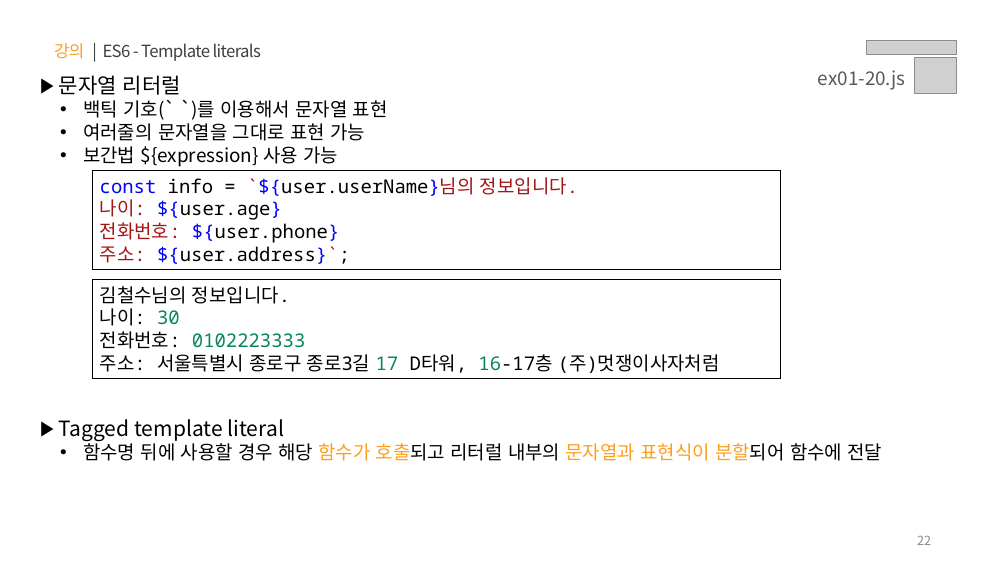
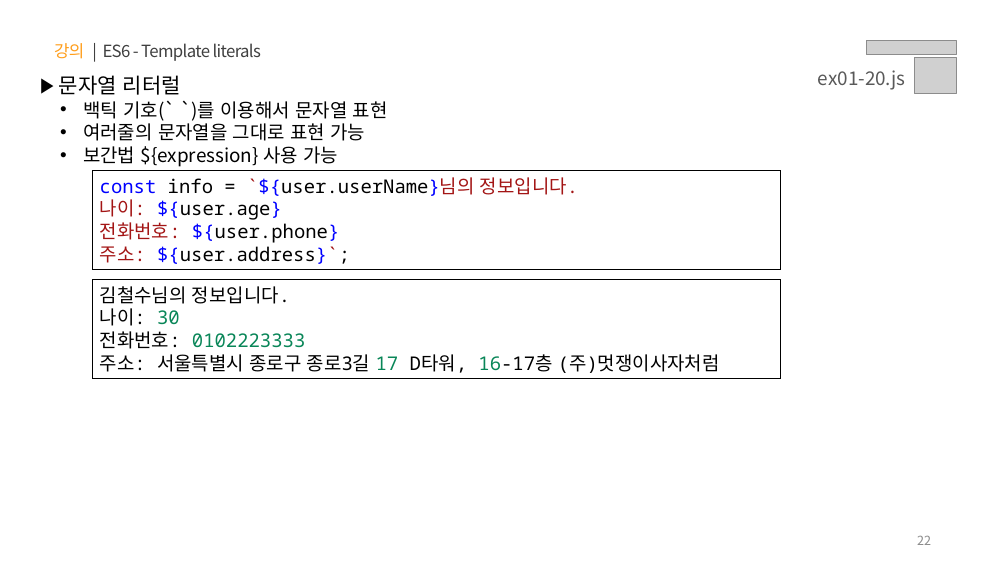
Before and after one commit to uzoolove/FES09-Javascript, a slide deck: slide 22 of PPT/01.자바스크립트 - 데이터 타입.pptx. Drawn at 1008x567 pixels with LibreOffice and Linux fonts; fonts in the diff are those of the drawing; grey boxes stand for pictures. Boxes give left, top, right and bottom in pixels: in the first picture for what was removed or moved away, otherwise in the second. Text is boxed around its words. In the diff, an @@ line names an element or a change of style, - is before the commit and + after.

```diff
--- a/PPT/01.자바스크립트 - 데이터 타입.pptx
+++ b/PPT/01.자바스크립트 - 데이터 타입.pptx
@@ text at (x1=59, y1=419, x2=883, y2=461): paragraphs removed @@
-▶ Tagged template literal
-  • 함수명 뒤에 사용할 경우 해당 함수가 호출되고 리터럴 내부의 문자열과 표현식이 분할되어 함수에 전달
```
Also in this commit, not shown: 1 slide added.
